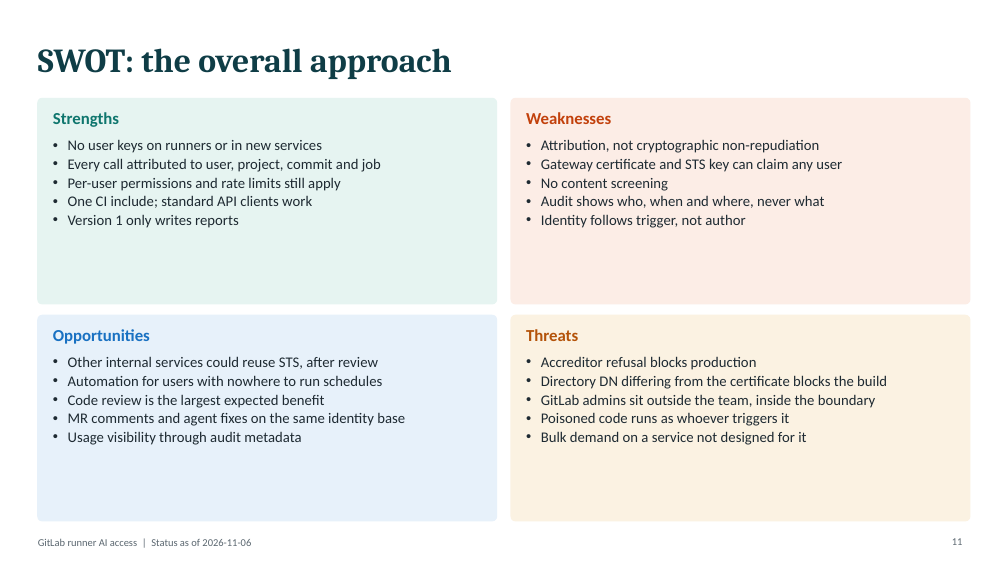
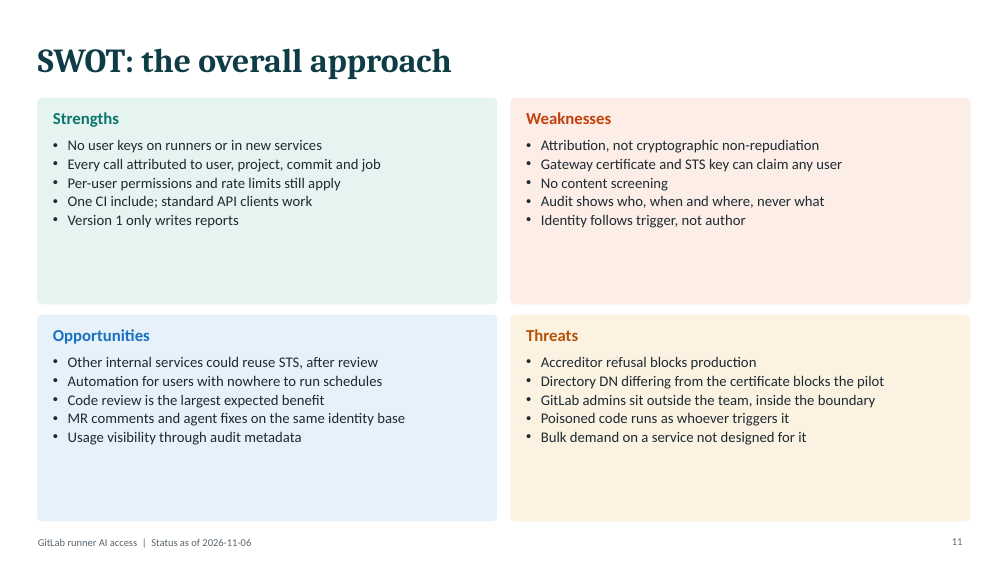
Before and after one commit to sgtslaughta/gl_ai_gateway, a slide deck: slide 11 of docs/briefing/gitlab-runner-ai-access-briefing.pptx. Drawn at 1008x567 pixels with LibreOffice and Linux fonts; fonts in the diff are those of the drawing. Boxes give left, top, right and bottom in pixels: in the first picture for what was removed or moved away, otherwise in the second. Text is boxed around its words. In the diff, an @@ line names an element or a change of style, - is before the commit and + after.

```diff
--- a/docs/briefing/gitlab-runner-ai-access-briefing.pptx
+++ b/docs/briefing/gitlab-runner-ai-access-briefing.pptx
@@ text at (541,375,884,389): text changed @@
-• Directory DN differing from the certificate blocks the build
+• Directory DN differing from the certificate blocks the pilot
```
Also in this commit, not shown: 2 other slides changed, 14 other files.
